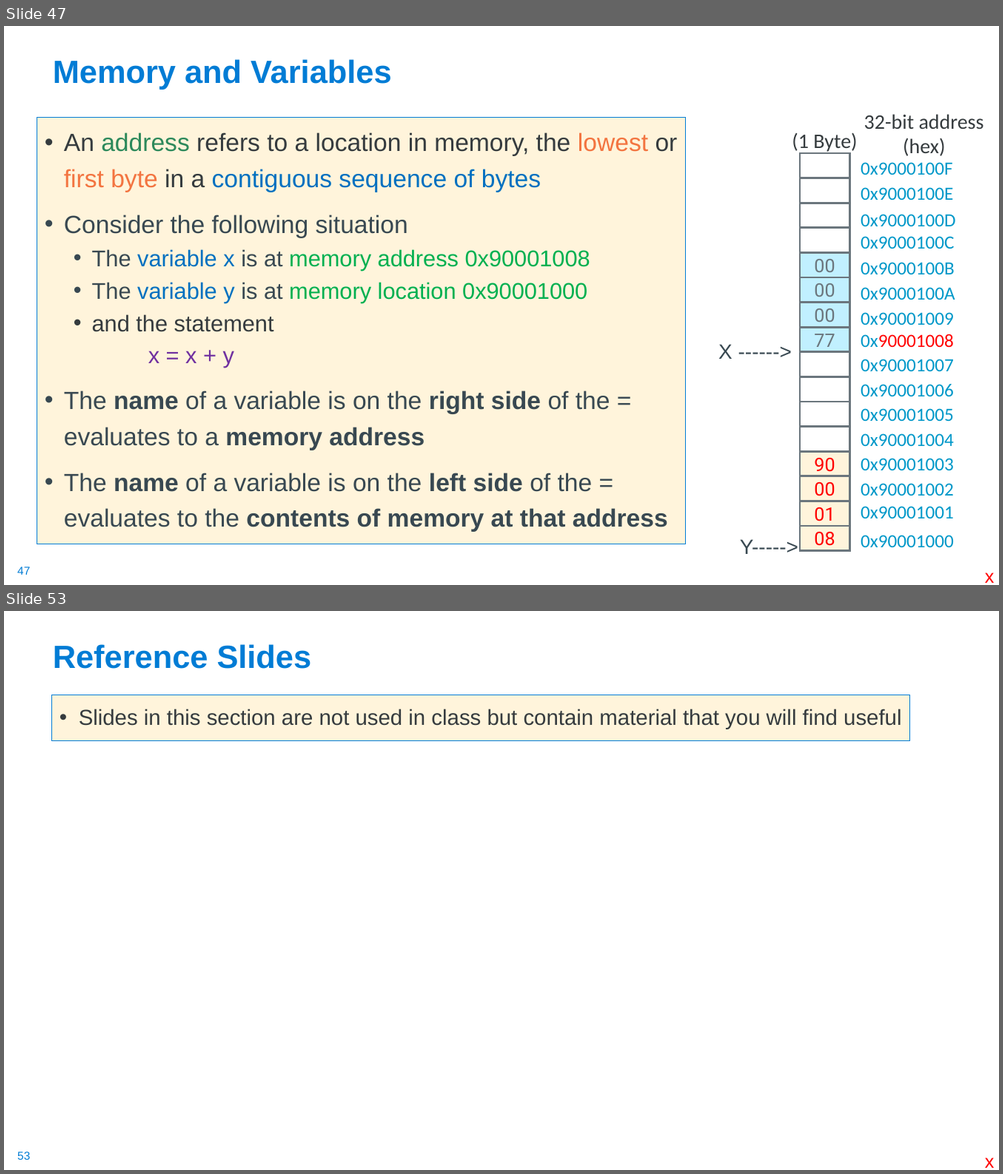
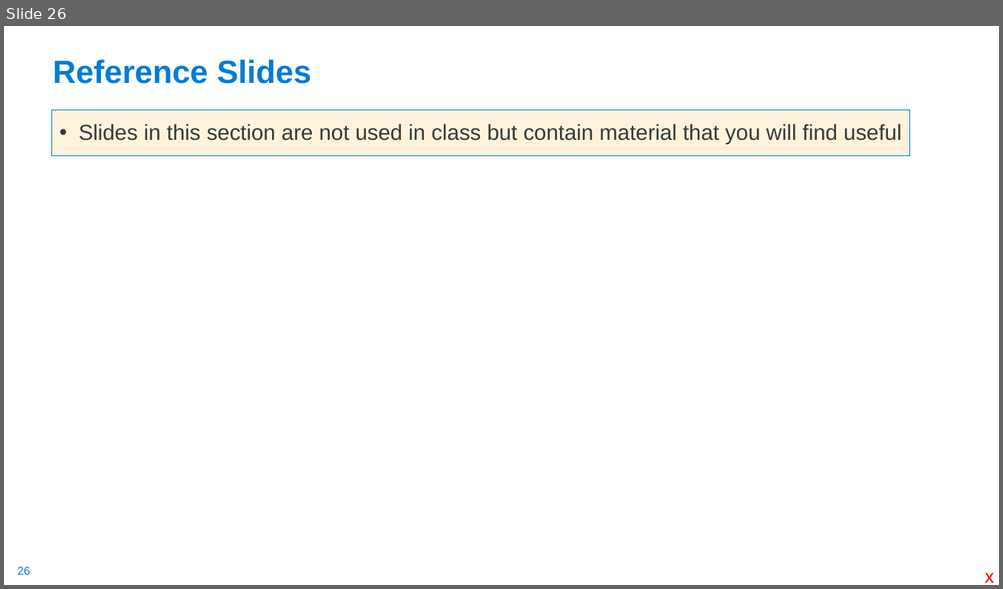
Before and after one commit to cse30-sp24/Muller-Slides, a slide deck: Lecture-4.pptx. Shown one above the other, each under a label of ours: slides 47 and 53 before the commit, slide 26 after it; the slides between them are not shown. The pictures are 1003x1174 and 1003x589 pixels, drawn with LibreOffice and Linux fonts; fonts in the diff are those of the drawing. Boxes give left, top, right and bottom in pixels: in the first picture for what was removed or moved away, otherwise in the second. Text is boxed around its words. In the diff, an @@ line names an element or a change of style, - is before the commit and + after.

```diff
--- a/Lecture-4.pptx
+++ b/Lecture-4.pptx
@@ slide 47 removed at (4,26,999,585), background #FFFFFF; not listed: 1 template element that a slide beside it also shows @@
@@ title removed at (53,59,392,89) @@
-Memory and Variables
@@ group removed at (791,114,984,551): 18 texts, 16 rectangles @@
-00
-00
-00
-77
-(1 Byte)
-90
-00
-01
-08
-0x90001000
-0x90001001
-0x90001002
-0x90001003
-0x90001004
-0x90001005
-0x90001006
-0x90001007
-0x90001008
-0x90001009
-0x9000100A
-0x9000100B
-0x9000100C
-0x9000100D
-0x9000100E
-0x9000100F
-32-bit address
-(hex)
@@ text removed at (37,117,686,545) @@
-• An address refers to a location in memory, the lowest or first byte in a contiguous sequence of bytes
-• Consider the following situation
-  • The variable x is at memory address 0x90001008
-  • The variable y is at memory location 0x90001000
-  • and the statement
-  x = x + y
-• The name of a variable is on the right side of the = evaluates to a memory address
-• The name of a variable is on the left side of the = evaluates to the contents of memory at that address
@@ text removed at (718,344,732,359) @@
-X ------>
@@ text removed at (740,540,798,554) @@
-Y----->
@@ text removed at (984,573,994,583) @@
-x
@@ what was slide 53 is now slide 26 @@
@@ page number at (17,567,30,575): text changed @@
-53
+26
```
Also in this commit, not shown: 9 slides changed, 26 other slides removed, 1 other file.
